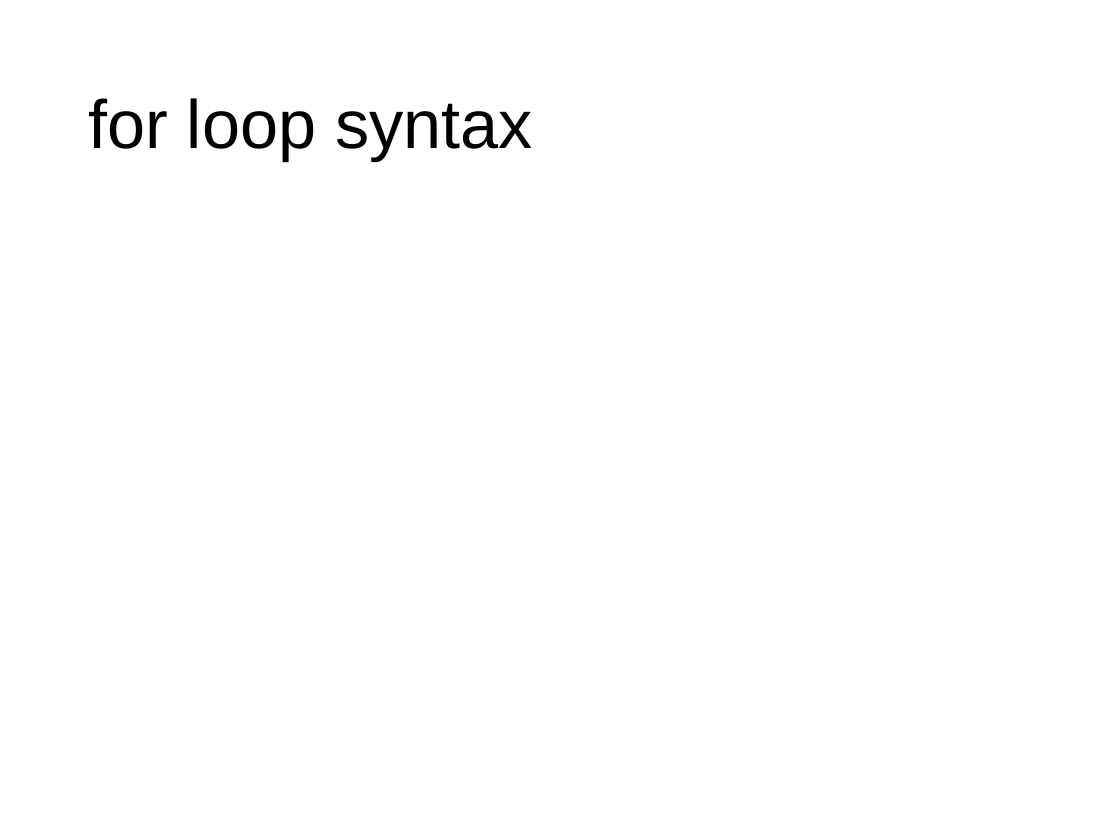
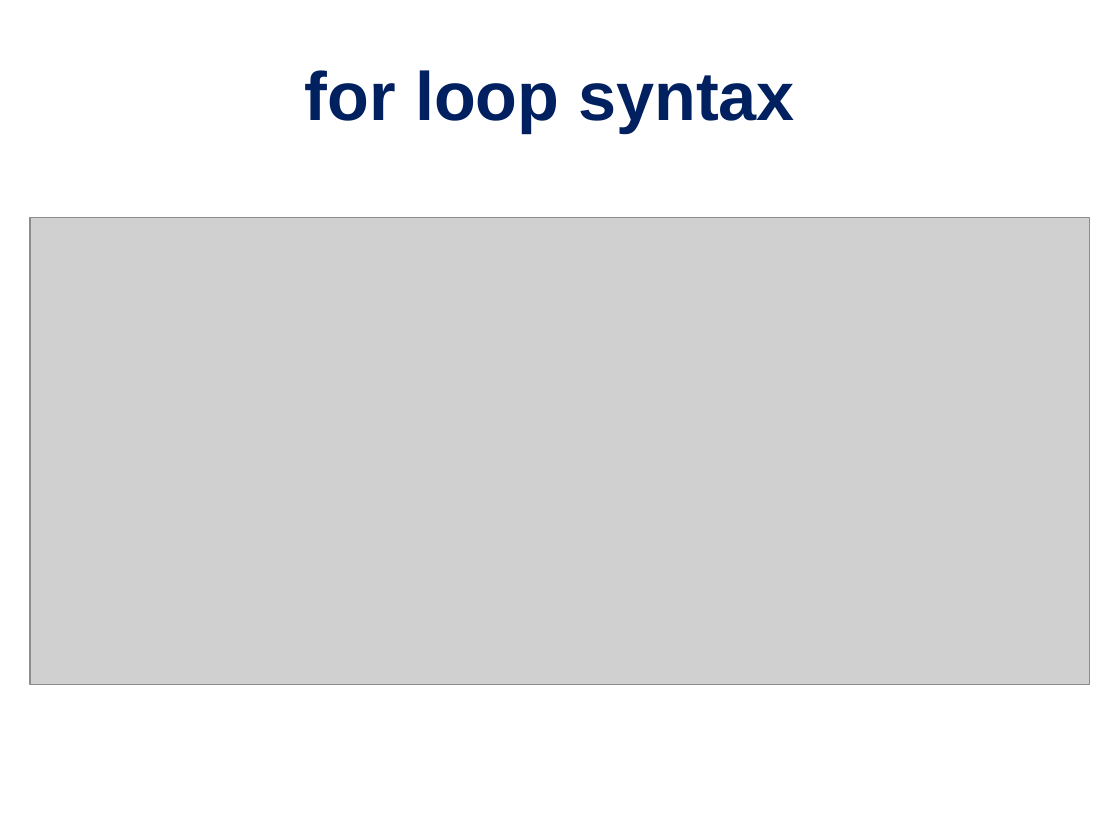
Before and after one commit to PRodriguez19/Intro-to-rnaseq, a slide deck: slide 27 of lectures/Lecture9-MMG232.pptx (slide 28 before the commit). Drawn at 1120x840 pixels with LibreOffice and Linux fonts; fonts in the diff are those of the drawing; grey boxes stand for pictures. Boxes give left, top, right and bottom in pixels: in the first picture for what was removed or moved away, otherwise in the second. Text is boxed around its words. In the diff, an @@ line names an element or a change of style, - is before the commit and + after.

```diff
--- a/lectures/Lecture9-MMG232.pptx
+++ b/lectures/Lecture9-MMG232.pptx
@@ title "for loop syntax" at bbox=[305, 70, 795, 133]: text colour #000000 to #002060, bold on; alignment left to centre @@
@@ picture added at bbox=[30, 217, 1090, 683] @@
```
Also in this commit, not shown: 21 other slides changed, 3 slides added, 4 slides removed, 2 other files.
